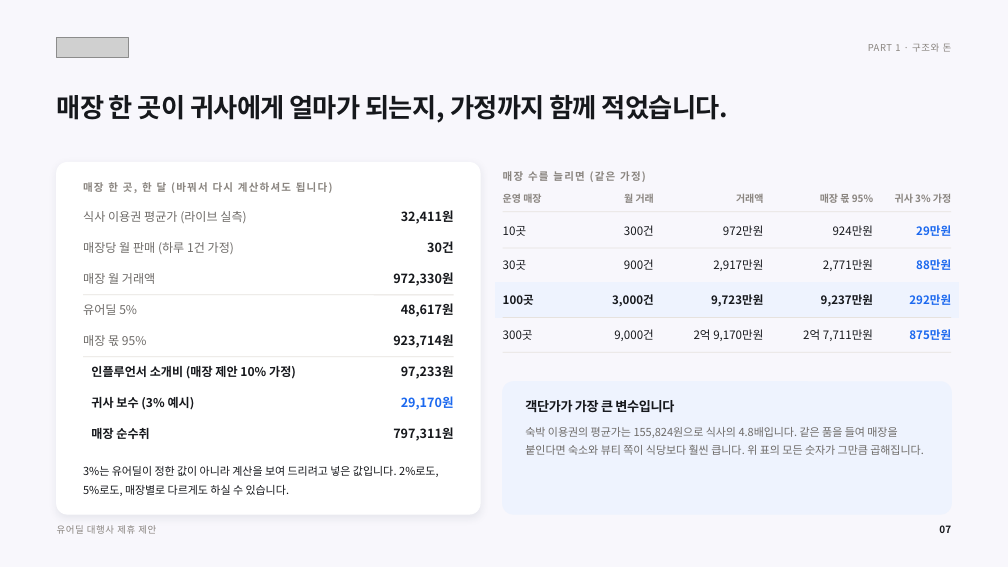
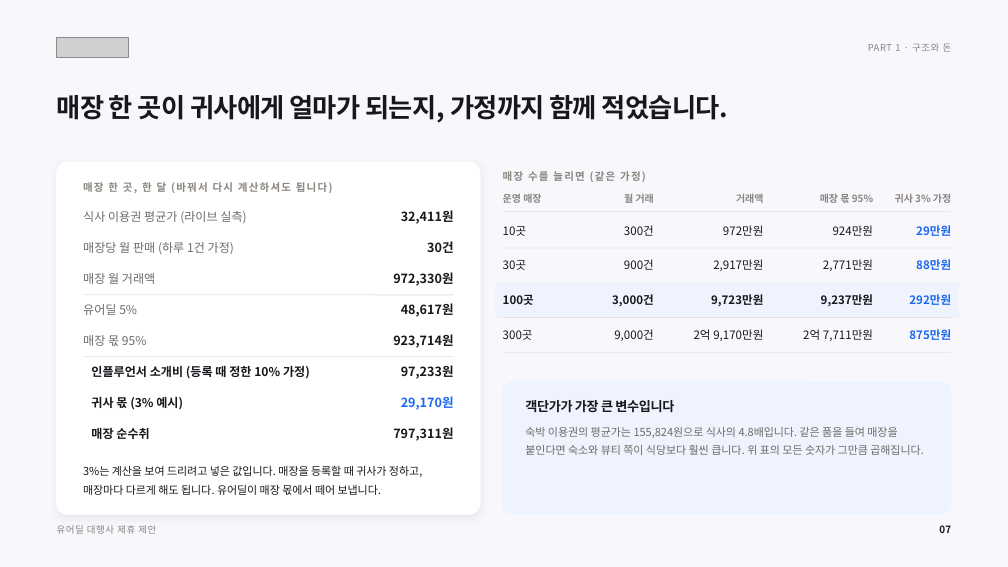
Before and after one commit to tobe2111/ur-live, a slide deck: slide 8 of docs/business/proposals/urdeal-agency-proposal.pptx. Drawn at 1008x567 pixels with LibreOffice and Linux fonts; fonts in the diff are those of the drawing; grey boxes stand for pictures. Boxes give left, top, right and bottom in pixels: in the first picture for what was removed or moved away, otherwise in the second. Text is boxed around its words. In the diff, an @@ line names an element or a change of style, - is before the commit and + after.

```diff
--- a/docs/business/proposals/urdeal-agency-proposal.pptx
+++ b/docs/business/proposals/urdeal-agency-proposal.pptx
@@ text at (91,363,310,379): text changed @@
-인플루언서 소개비 (매장 제안 10% 가정)
+인플루언서 소개비 (등록 때 정한 10% 가정)
@@ text at (91,397,183,410): text changed @@
-귀사 보수 (3% 예시)
+귀사 몫 (3% 예시)
@@ text at (83,465,422,495): text changed @@
-3%는 유어딜이 정한 값이 아니라 계산을 보여 드리려고 넣은 값입니다. 2%로도, 5%로도, 매장별로 다르게도 하실 수 있습니다.
+3%는 계산을 보여 드리려고 넣은 값입니다. 매장을 등록할 때 귀사가 정하고, 매장마다 다르게 해도 됩니다. 유어딜이 매장 몫에서 떼어 보냅니다.
```
Also in this commit, not shown: 20 other slides changed, 11 other files.
